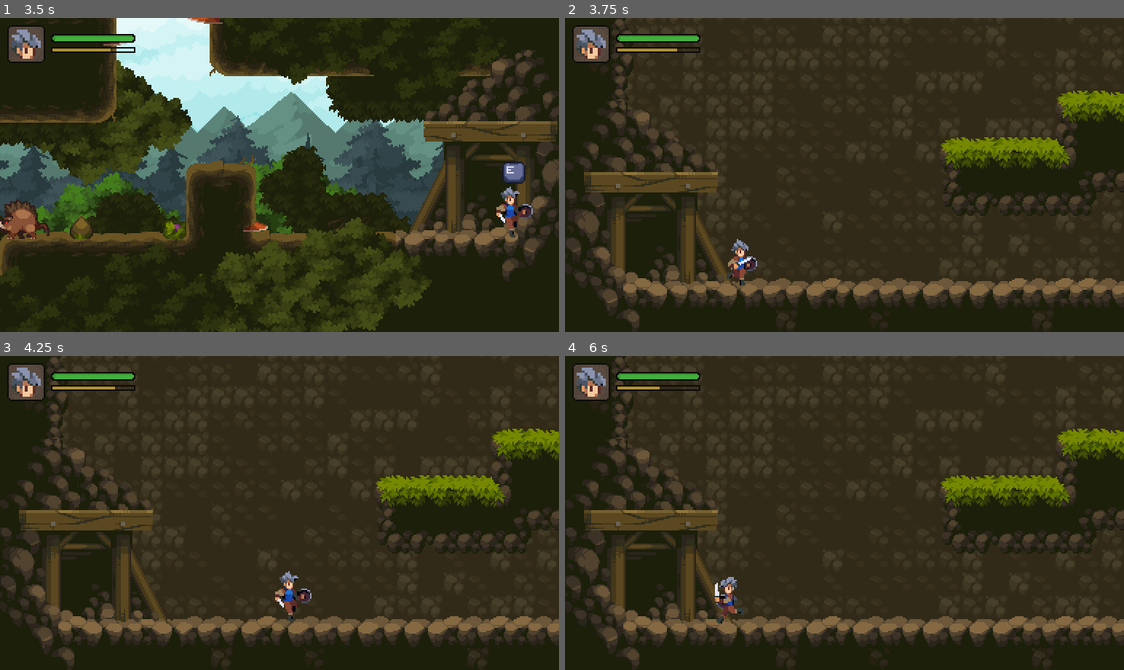
Above: before the commit, frames 1-4 (two rows, left to right).
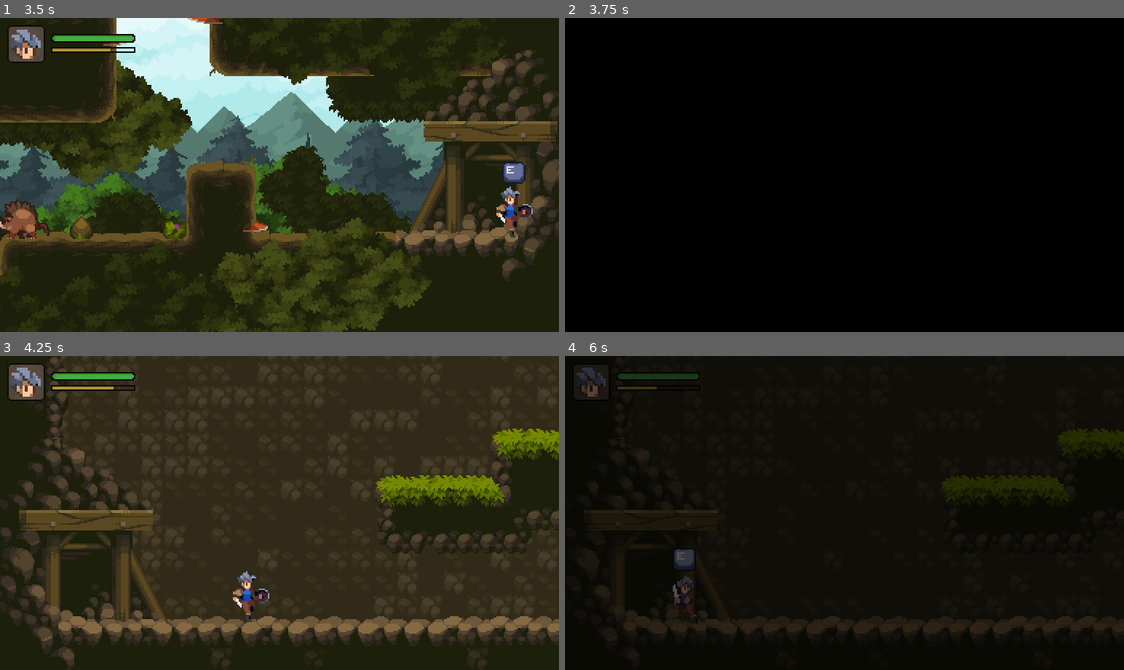
Above: after the commit, the same moments.

Repository: onlyLucky/godot_project
Game: Godot game, scene res://worlds/forest.tscn
Two runs of this game, one before a commit and one after it. Both use one fixed random seed, a clock stepped at 60 frames per second and the inputs below. The project has no main scene, so this scene is started directly.
Inputs:
- Up to frame 1 (3.5 s): hold J (attack) 0.53-1.28 s; hold D (move_right) 0.53-2.03 s; tap Space (jump) at 0.77, 1.52, 3.02 s; tap E (interact) at 1.35 s; hold A (move_left) 2.03-2.78 s; hold K (slide) 2.03-2.78 s; hold D (move_right) from 2.78 s (still down); tap J (attack) at 2.85 s
- Up to frame 2 (3.75 s): keep holding D (move_right); hold E (interact) from 3.53 s (still down)
- Up to frame 3 (4.25 s): keep holding D (move_right); keep holding E (interact); tap Space (jump) at 3.77 s
- Up to frame 4 (6 s): release D (move_right) at 4.28 s; release E (interact) at 4.28 s; hold A (move_left) 4.28-5.03 s; tap K (slide) at 4.35 s; tap Space (jump) at 4.52 s; hold D (move_right) 5.03-5.78 s; hold J (attack) 5.03-5.78 s; hold A (move_left) from 5.78 s (still down); tap E (interact) at 5.85 s

Frame 1 is identical in both runs. In frame 2, 100% of the frame differs, in the area x 0-100%, y 0-100%; in frame 3, 0.9%; in frame 4, 79%.

Commit message:
feat: 新增切换场景过渡转场，场景状态数据存储。

Diff:
--- a/04_Legend of the Brave/enemies/enemy.tscn
+++ b/04_Legend of the Brave/enemies/enemy.tscn
@@ -6,7 +6,7 @@
 [ext_resource type="Script" path="res://classes/Hurtbox.gd" id="3_ft4hy"]
 [ext_resource type="Script" path="res://classes/Stats.gd" id="5_fghue"]
 
-[node name="Enemy" type="CharacterBody2D"]
+[node name="Enemy" type="CharacterBody2D" groups=["enemies"]]
 collision_layer = 4
 script = ExtResource("1_84p2m")
 
--- a/04_Legend of the Brave/globals/game.gd
+++ b/04_Legend of the Brave/globals/game.gd
@@ -1,22 +1,52 @@
 extends Node
 
+
+#场景名称 => {
+	#enemies_alive => [敌人的路径]
+#}
+# 场景状态
+var world_states :={}
+
 @onready var player_stats: Stats = $PlayerStats
+# 切换场景过度动画遮罩
+@onready var color_rect: ColorRect = $ColorRect
+
+
+func _ready() -> void:
+	color_rect.color.a = 0
+
 
 #场景切换调用函数
 func change_sceen(path: String, entry_point: String) -> void:
 	var tree := get_tree()
+	tree.paused = true #设置场景暂停
+
+	# 转场动画
+	var tween := create_tween()
+	tween.set_pause_mode(Tween.TWEEN_PAUSE_PROCESS)
+	tween.tween_property(color_rect,"color:a", 1, 0.2)
+	await tween.finished # 等待动画结束
+
+	var old_name := tree.current_scene.scene_file_path.get_file().get_basename()
+	world_states[old_name] = tree.current_scene.to_dict()
 
 	# 场景树切换场景
 	tree.change_scene_to_file(path)
-	# 等待一帧
-	#await tree.process_frame
-	# 4.2 等待节点改变信号后
-	await tree.tree_changed
-	print("tree.tree_changed")
+
+	#await tree.process_frame # 4.2 以前 等待一帧
+	await tree.tree_changed # 4.2 等待节点改变信号后
+
+	var new_name := tree.current_scene.scene_file_path.get_file().get_basename()
+	if new_name in world_states:
+		tree.current_scene.from_dict(world_states[new_name])
 
 	for node in tree.get_nodes_in_group("entry_points"):
-		print("entry_points",entry_point)
 		if node.name == entry_point:
-			print(node.global_position,"node.global_position")
 			tree.current_scene.update_player(node.global_position, node.direction)
 			break
+
+	tree.paused = false #解除暂停
+
+	# 遮罩过渡消失
+	tween = create_tween()
+	tween.tween_property(color_rect,"color:a", 0, 0.2)
--- a/04_Legend of the Brave/globals/game.tscn
+++ b/04_Legend of the Brave/globals/game.tscn
@@ -3,8 +3,17 @@
 [ext_resource type="Script" path="res://globals/game.gd" id="1_42yb7"]
 [ext_resource type="Script" path="res://classes/Stats.gd" id="2_l13u0"]
 
-[node name="Game" type="Node"]
+[node name="Game" type="CanvasLayer"]
+layer = 99
 script = ExtResource("1_42yb7")
 
 [node name="PlayerStats" type="Node" parent="."]
 script = ExtResource("2_l13u0")
+
+[node name="ColorRect" type="ColorRect" parent="."]
+anchors_preset = 15
+anchor_right = 1.0
+anchor_bottom = 1.0
+grow_horizontal = 2
+grow_vertical = 2
+color = Color(0, 0, 0, 0)
--- a/04_Legend of the Brave/worlds/forest.tscn
+++ b/04_Legend of the Brave/worlds/forest.tscn
@@ -62,6 +62,9 @@
 [node name="Boar" parent="." instance=ExtResource("7_0h041")]
 position = Vector2(448, 144)
 
+[node name="Boar2" parent="." instance=ExtResource("7_0h041")]
+position = Vector2(272, 192)
+
 [node name="Decorations" type="Node2D" parent="."]
 metadata/_edit_group_ = true
 metadata/_edit_lock_ = true
--- a/04_Legend of the Brave/worlds/world.gd
+++ b/04_Legend of the Brave/worlds/world.gd
@@ -23,3 +23,22 @@
 	player.direction = direction
 	# 取消相机移动过渡
 	camera_2d.reset_smoothing()
+
+
+# 储存场景状态数据
+func to_dict() -> Dictionary:
+	var enemies_alive = []
+	for node in get_tree().get_nodes_in_group('enemies'):
+		var path := get_path_to(node)
+		enemies_alive.append(path)
+
+	return {
+		enemies_alive = enemies_alive
+	}
+
+
+func from_dict(dict: Dictionary) -> void:
+	for node in get_tree().get_nodes_in_group('enemies'):
+		var path := get_path_to(node)
+		if path not in dict.enemies_alive:
+			node.queue_free()
